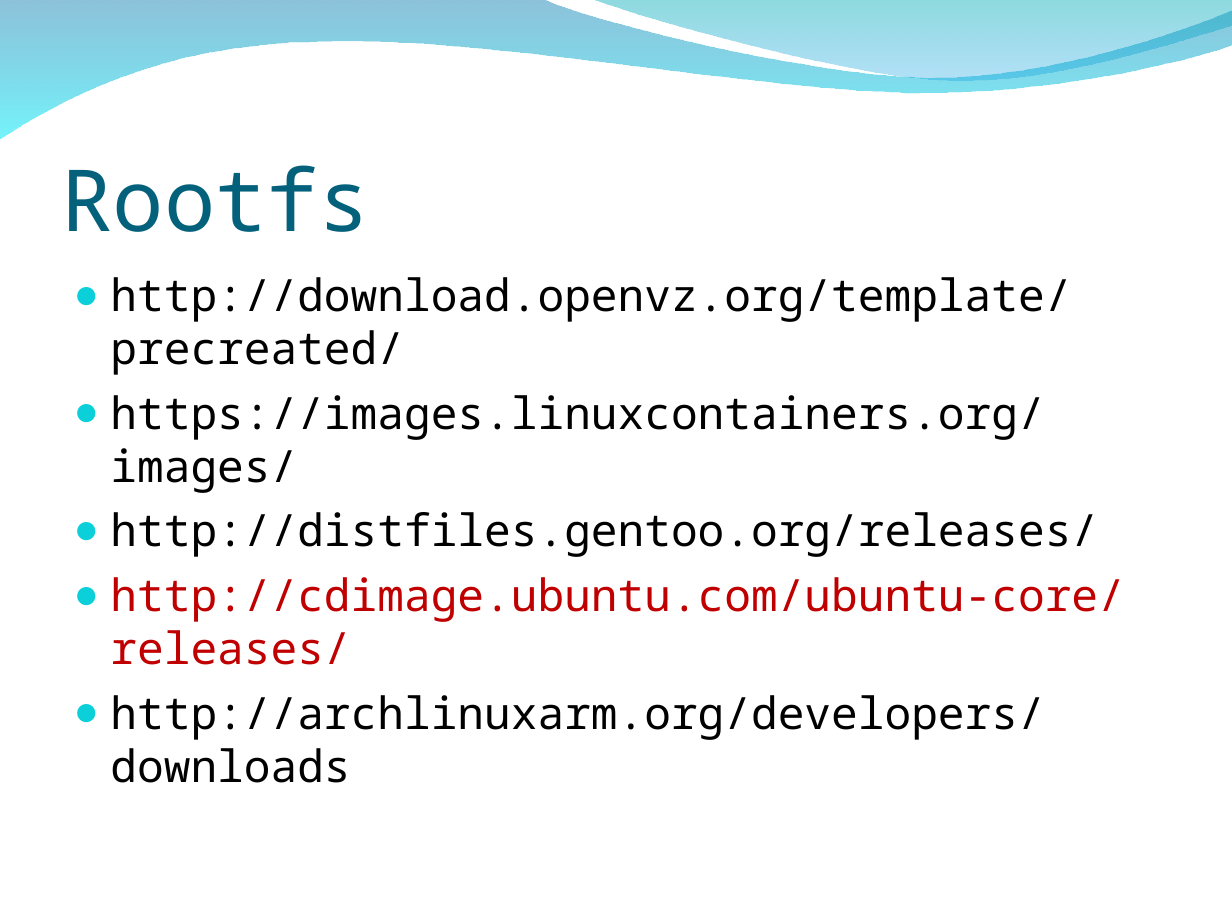
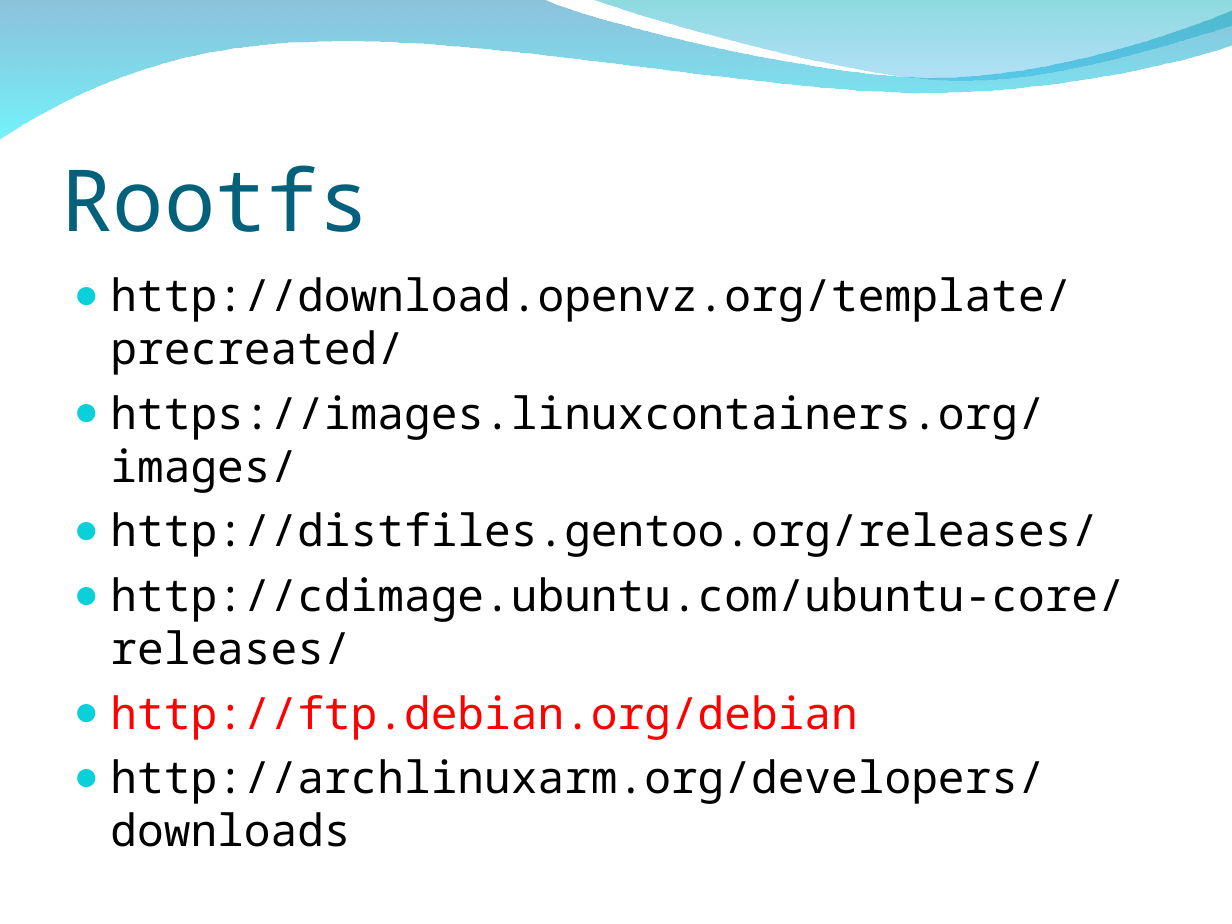
Before and after one commit to peter279k/regular_meeting, a slide deck: slide 4 of Proot.ppt. Drawn at 1232x924 pixels with LibreOffice and Linux fonts; fonts in the diff are those of the drawing; background and template pictures are left out. Boxes give left, top, right and bottom in pixels: in the first picture for what was removed or moved away, otherwise in the second. Text is boxed around its words. In the diff, an @@ line names an element or a change of style, - is before the commit and + after.

```diff
--- a/Proot.ppt
+++ b/Proot.ppt
@@ text at (x1=110, y1=577, x2=1124, y2=665): text colour #C00000 to #000000 in "http://cdimage.ubuntu.com/ubuntu-core/releases/" @@
@@ text at (x1=110, y1=695, x2=857, y2=740): paragraph added @@
+● http://ftp.debian.org/debian
```
Also in this commit, not shown: 8 other slides changed, 9 slides added.
